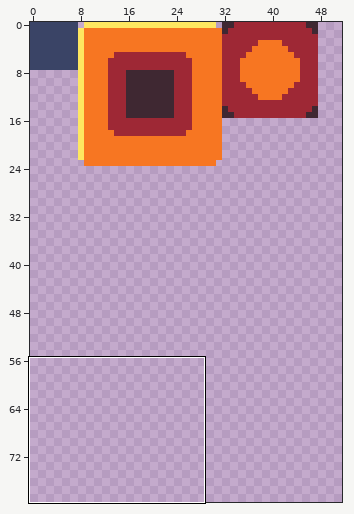
Two versions of one sprite sheet, res/gfx/tileset.png. Above, an overview of the earlier version with the close-up marked.
Close-up. Before:
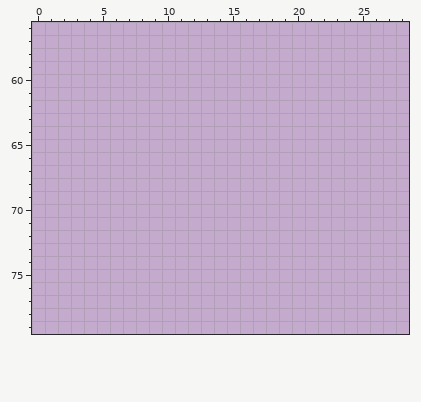
The file is 256x256 pixels. Shown: x 0..28, y 56..79. The wide view leaves out empty margins.
Palette (. is transparent): 
The same view after the edit:
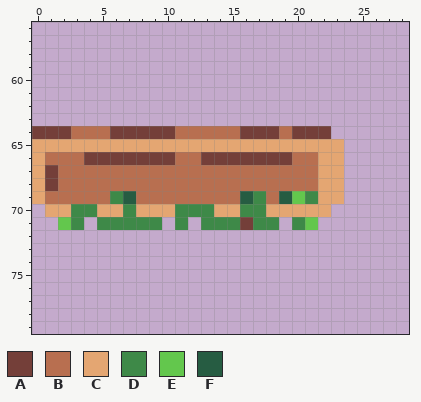
Colours new in this view: A #743f39  B #b86f50  C #e4a672  D #3e8948  E #63c74d  F #265c42
From old to new:
Changed rows in their new state; - is an unchanged pixel.
first column x 0:
64 AAABBBAAAAABBBBBAAABAAA-
65 CCCCCCCCCCCCCCCCCCCCCCCC
66 CBBBAAAAAAABBAAAAAAABBCC
67 CABBBBBBBBBBBBBBBBBBBBCC
68 CABBBBBBBBBBBBBBBBBBBBCC
69 CBBBBBDFBBBBBBBBFDBFEDCC
70 -CCDDCCDCCCDDDCCDDCCCCC-
71 --ED-DDDDD-D-DDDADD-DE--
Pixel boxes of the changes (left, top, right, bottom) in both close-ups:
added: (32, 126, 344, 230)
